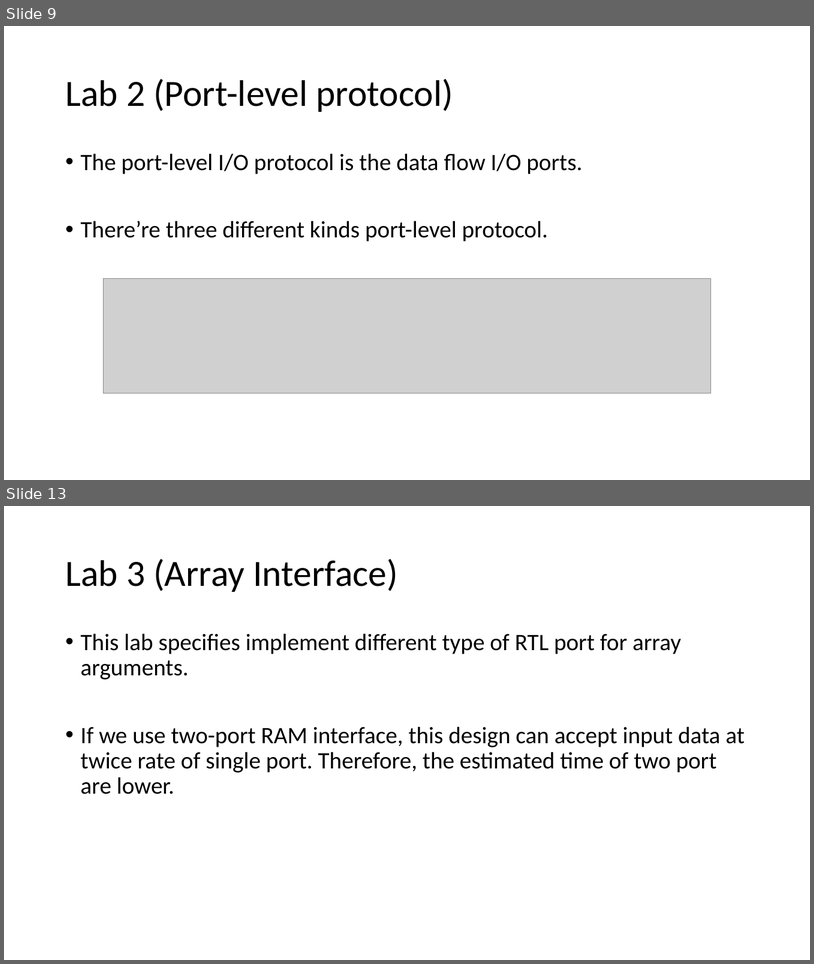
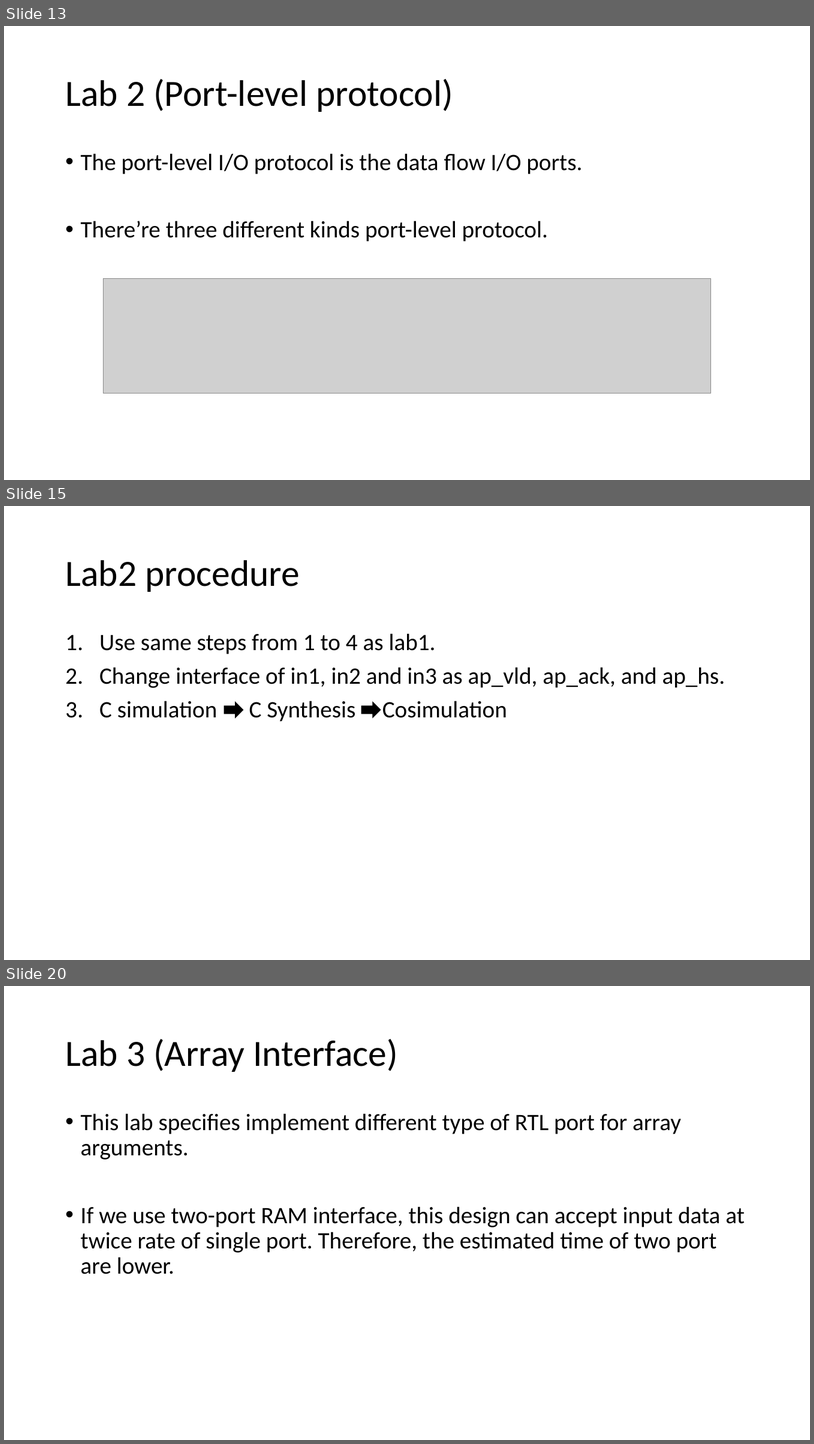
Before and after one commit to ZheChen-Bill/Interface_Synthesis, a slide deck: 111061545_labA_report.pptx. Shown one above the other, each under a label of ours: slides 9 and 13 before the commit, slides 13, 15 and 20 after it; the slides between them are not shown. The pictures are 814x964 and 814x1444 pixels, drawn with LibreOffice and Linux fonts; fonts in the diff are those of the drawing; grey boxes stand for pictures. Boxes give left, top, right and bottom in pixels: in the first picture for what was removed or moved away, otherwise in the second. Text is boxed around its words. In the diff, an @@ line names an element or a change of style, - is before the commit and + after.

```diff
--- a/111061545_labA_report.pptx
+++ b/111061545_labA_report.pptx
@@ slide 15 added at (x1=4, y1=506, x2=810, y2=960), background #FFFFFF @@
@@ title added at (x1=65, y1=560, x2=300, y2=592), 44 pt, text #000000 @@
+Lab2 procedure
@@ text added at (x1=99, y1=633, x2=726, y2=721), 28 pt, text #000000 @@
+1. Use same steps from 1 to 4 as lab1.
+2. Change interface of in1, in2 and in3 as ap_vld, ap_ack, and ap_hs.
+3. C simulation C Synthesis Cosimulation
@@ right arrow added at (x1=224, y1=702, x2=243, y2=717), fill #000000, outline #000000 1 pt @@
@@ right arrow added at (x1=362, y1=702, x2=381, y2=717), fill #000000, outline #000000 1 pt @@
@@ what was slide 9 is now slide 13 @@
@@ what was slide 13 is now slide 20 @@
```
Also in this commit, not shown: 7 slides changed, 17 other slides added, 1 slide removed.
